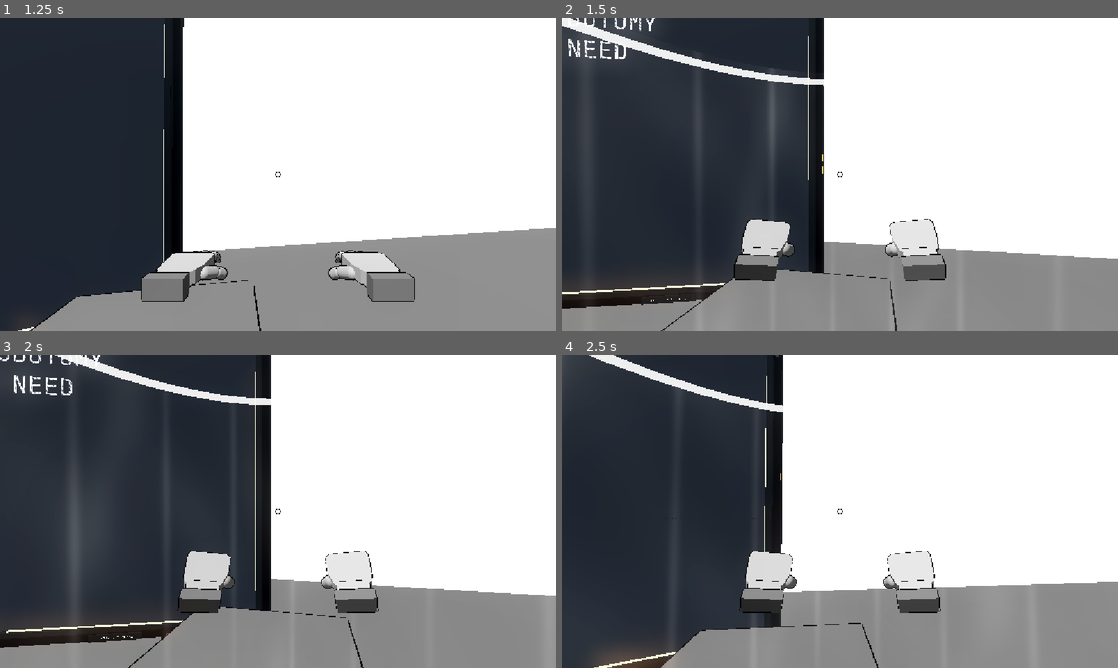
Above: before the commit, frames 1-4 (two rows, left to right).
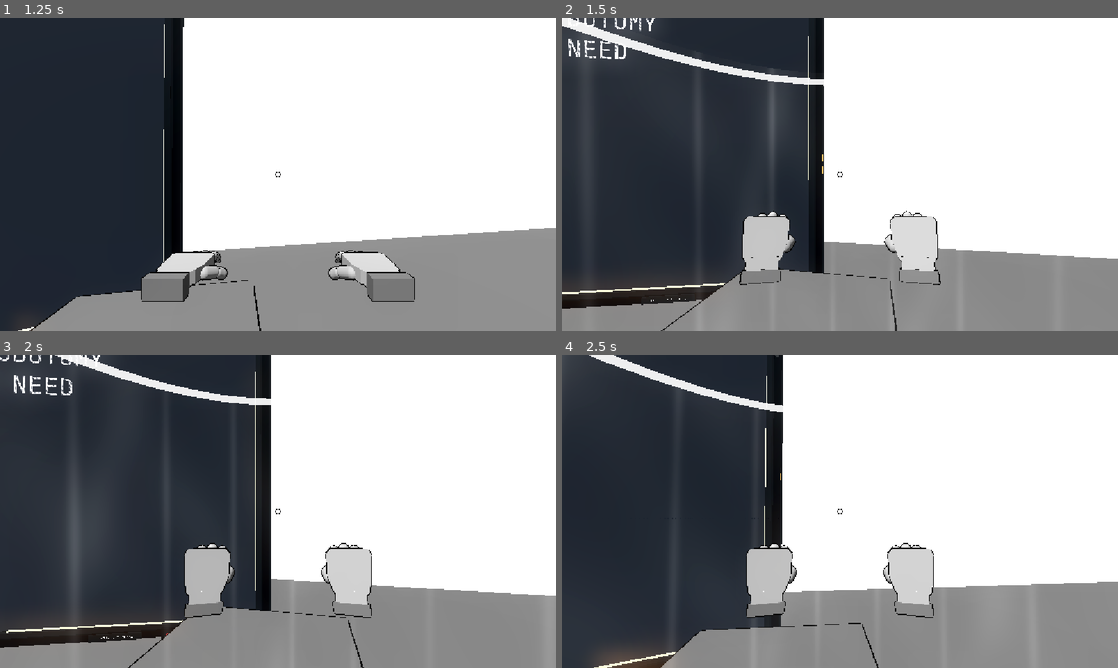
Above: after the commit, the same moments.

Repository: greedisfaust/fowl-play-project
Game: Godot game, scene res://arena/test_arena.tscn
The game is run twice, just before and just after one commit, with the same random seed, the same clock (stepped at 60 frames per second) and the same inputs.
Inputs (mouse positions are in pixels of both pictures, inside the frame that each line leads up to):
- Up to frame 1 (1.25 s): tap Enter at 0.5 s; move the mouse to (305, 174) at 0.52 s; hold W (move_forward) from 0.53 s (still down); hold E (interact) from 0.53 s (still down); click (305, 174) at 0.67 s; tap Space (jump) at 0.77 s
- Up to frame 2 (1.5 s): keep holding W (move_forward); move the mouse to (812, 174) at 1.27 s; release E (interact) at 1.28 s; tap F (parry) at 1.35 s
- Up to frame 3 (2 s): keep holding W (move_forward); tap Space (jump) at 1.52 s
- Up to frame 4 (2.5 s): keep holding W (move_forward); move the mouse to (851, 505) at 2.02 s; press the mouse at (851, 505) at 2.03 s

Frame 1 is identical in both runs. In frame 2, 1.9% of the frame differs, in the area x 30-70%, y 61-86%; in frame 3, 2.6%; in frame 4, 2.6%, in the area x 31-69%, y 60-84%.

Commit message:
fix: orient parry fists toward incoming attacks

Diff:
--- a/fowl-play/player/player.gd
+++ b/fowl-play/player/player.gd
@@ -253,7 +253,7 @@
 		if not is_instance_valid(hand):
 			continue
 		hand.guard_position_offset = Vector3(-0.16, 0.27, -0.08)
-		hand.guard_rotation_degrees = Vector3(30.0, -10.0, 10.0)
+		hand.guard_rotation_degrees = Vector3(72.0, -10.0, 10.0)
 
 func _process(delta: float) -> void:
 	_parry_barrier.call("advance", delta)
--- a/fowl-play/tests/m7_jab_test.gd
+++ b/fowl-play/tests/m7_jab_test.gd
@@ -145,6 +145,8 @@
 		_fail("Boxer guard should lift both closed fists into a higher defensive position")
 	if attacker_left_guard.guard_position_offset.x >= 0.0 or attacker_right_guard.guard_position_offset.x >= 0.0:
 		_fail("Mirrored Viewmodel hands should use inward local offsets to bring both fists toward the centerline")
+	if attacker_left_guard.guard_rotation_degrees.x < 65.0 or attacker_right_guard.guard_rotation_degrees.x < 65.0:
+		_fail("Boxer guard should rotate the closed fists so their back/knuckle side faces an opponent in front")
 	if not attacker_left_guard.guard_rotation_degrees.is_equal_approx(attacker_right_guard.guard_rotation_degrees):
 		_fail("Mirrored Viewmodel hands should retain a consistent defensive wrist angle")
 	var camera: Camera3D = attacker.get_node("Head/Camera3D") as Camera3D
Not shown, changed: docs/sessions/features-combat-and-procedural-movement.md
